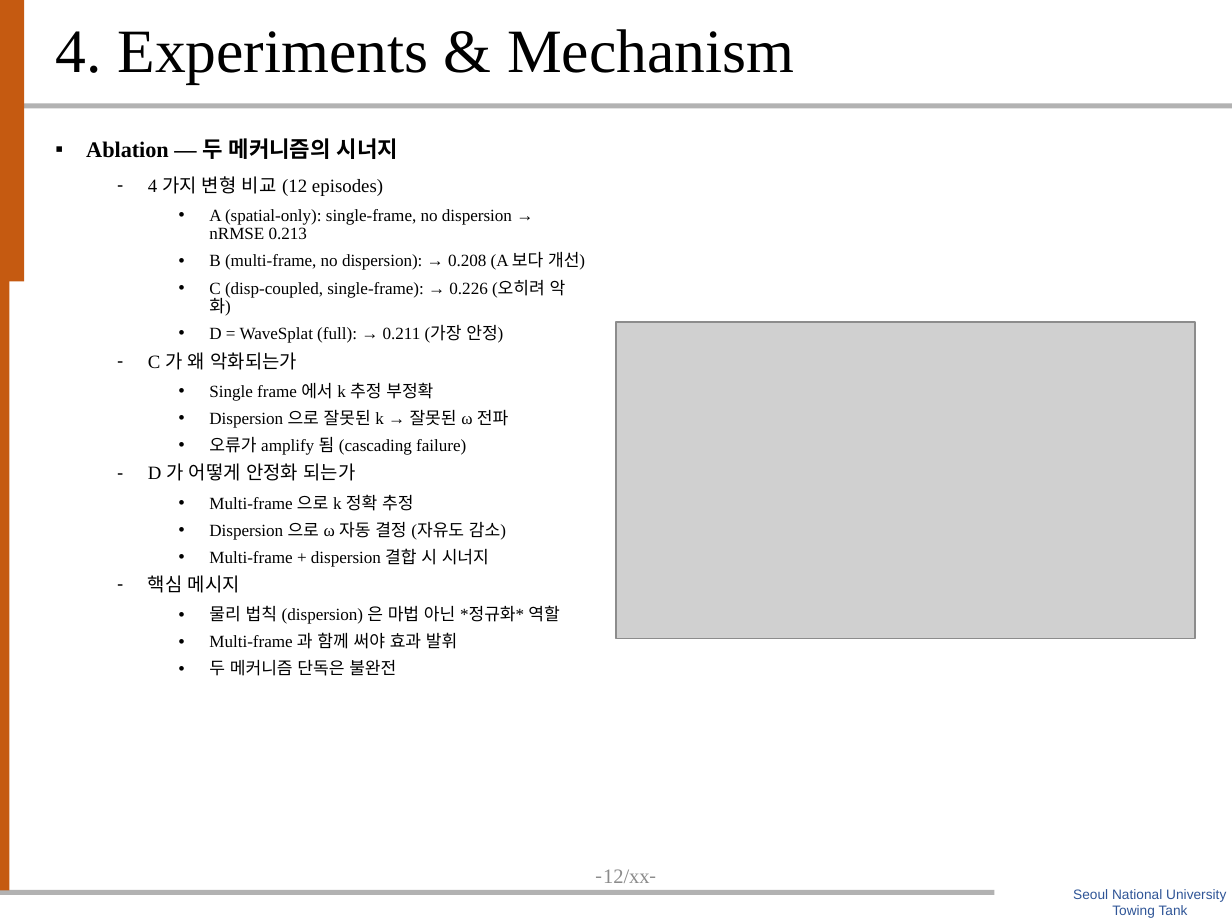
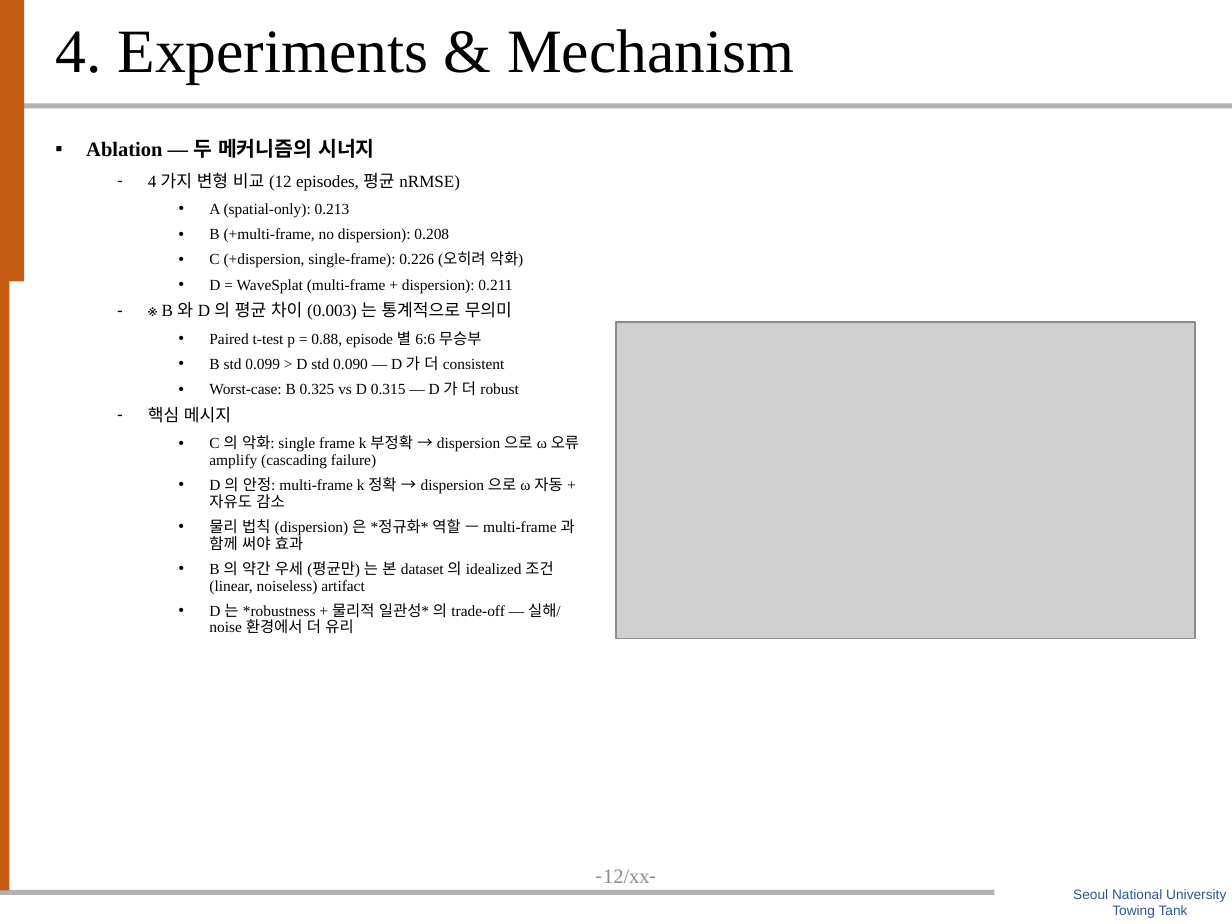
Before and after one commit to SAEYONGPARK94/wavesplat, a slide deck: slide 13 of wavesplat/docs/labmeeting_20260513_박세용_20min.pptx. Drawn at 1232x924 pixels with LibreOffice and Linux fonts; fonts in the diff are those of the drawing; grey boxes stand for pictures; background and template pictures are left out. Boxes give left, top, right and bottom in pixels: in the first picture for what was removed or moved away, otherwise in the second. Text is boxed around its words. In the diff, an @@ line names an element or a change of style, - is before the commit and + after.

```diff
--- a/wavesplat/docs/labmeeting_20260513_박세용_20min.pptx
+++ b/wavesplat/docs/labmeeting_20260513_박세용_20min.pptx
@@ text at bbox=[86, 138, 375, 423]: size 13 to 12 pt in "Ablation — 두 메커니즘의 시너지"; size 11 to 10 pt in "핵심 메시지"; less space between paragraphs @@
@@ text at bbox=[148, 172, 523, 396]: text changed; size 10 to 9 pt @@
-  – 4 가지 변형 비교 (12 episodes)
-    • A (spatial-only): single-frame, no dispersion → nRMSE 0.213
-    • B (multi-frame, no dispersion): → 0.208 (A 보다 개선)
-    • C (disp-coupled, single-frame): → 0.226 (오히려 악화)
-    • D = WaveSplat (full): → 0.211 (가장 안정)
-  – C 가 왜 악화되는가
-    • Single frame 에서 k 추정 부정확
-    • Dispersion 으로 잘못된 k → 잘못된 ω 전파
-    • 오류가 amplify 됨 (cascading failure)
-  – D 가 어떻게 안정화 되는가
-    • Multi-frame 으로 k 정확 추정
-    • Dispersion 으로 ω 자동 결정 (자유도 감소)
-    • Multi-frame + dispersion 결합 시 시너지
+  – 4 가지 변형 비교 (12 episodes, 평균 nRMSE)
+    • A (spatial-only): 0.213
+    • B (+multi-frame, no dispersion): 0.208
+    • C (+dispersion, single-frame): 0.226 (오히려 악화)
+    • D = WaveSplat (multi-frame + dispersion): 0.211
+  – ※ B 와 D 의 평균 차이 (0.003) 는 통계적으로 무의미
+    • Paired t-test p = 0.88, episode 별 6:6 무승부
+    • B std 0.099 > D std 0.090 — D 가 더 consistent
+    • Worst-case: B 0.325 vs D 0.315 — D 가 더 robust
@@ text at bbox=[209, 435, 579, 634]: text changed; size 10 to 9 pt @@
-    • 물리 법칙 (dispersion) 은 마법 아닌 *정규화* 역할
-    • Multi-frame 과 함께 써야 효과 발휘
-    • 두 메커니즘 단독은 불완전
+    • C 의 악화: single frame k 부정확 → dispersion 으로 ω 오류 amplify (cascading failure)
+    • D 의 안정: multi-frame k 정확 → dispersion 으로 ω 자동 + 자유도 감소
+    • 물리 법칙 (dispersion) 은 *정규화* 역할 — multi-frame 과 함께 써야 효과
+    • B 의 약간 우세 (평균만) 는 본 dataset 의 idealized 조건 (linear, noiseless) artifact
+    • D 는 *robustness + 물리적 일관성* 의 trade-off — 실해/noise 환경에서 더 유리
```
Also in this commit, not shown: 2 other slides changed, 2 slides added, 2 slides removed, 22 other files.
